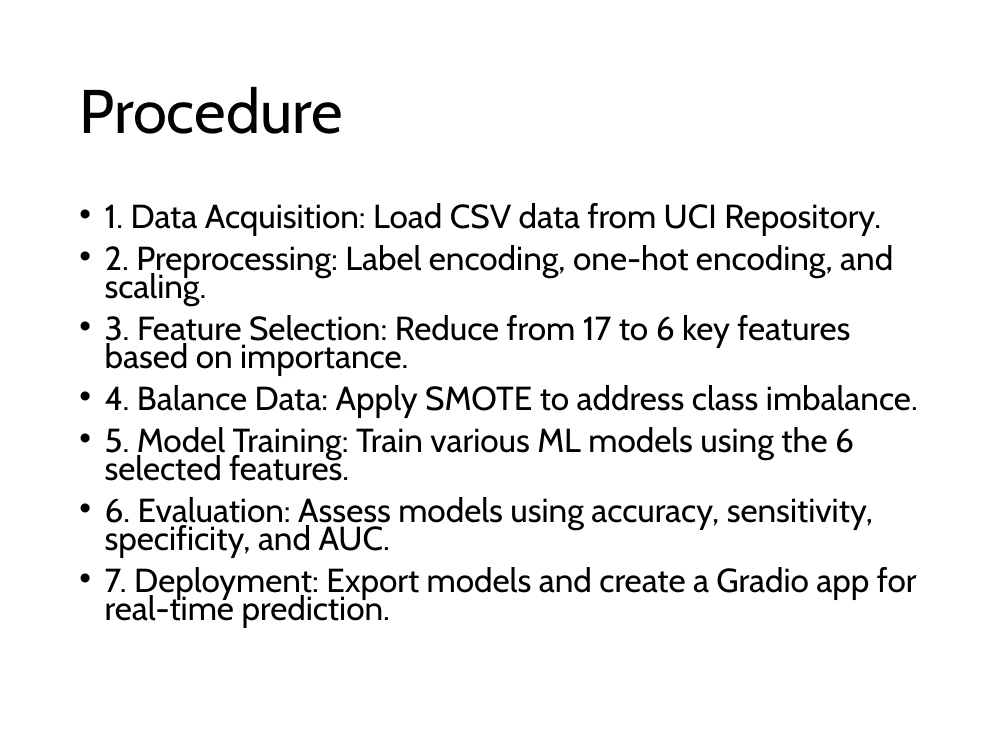
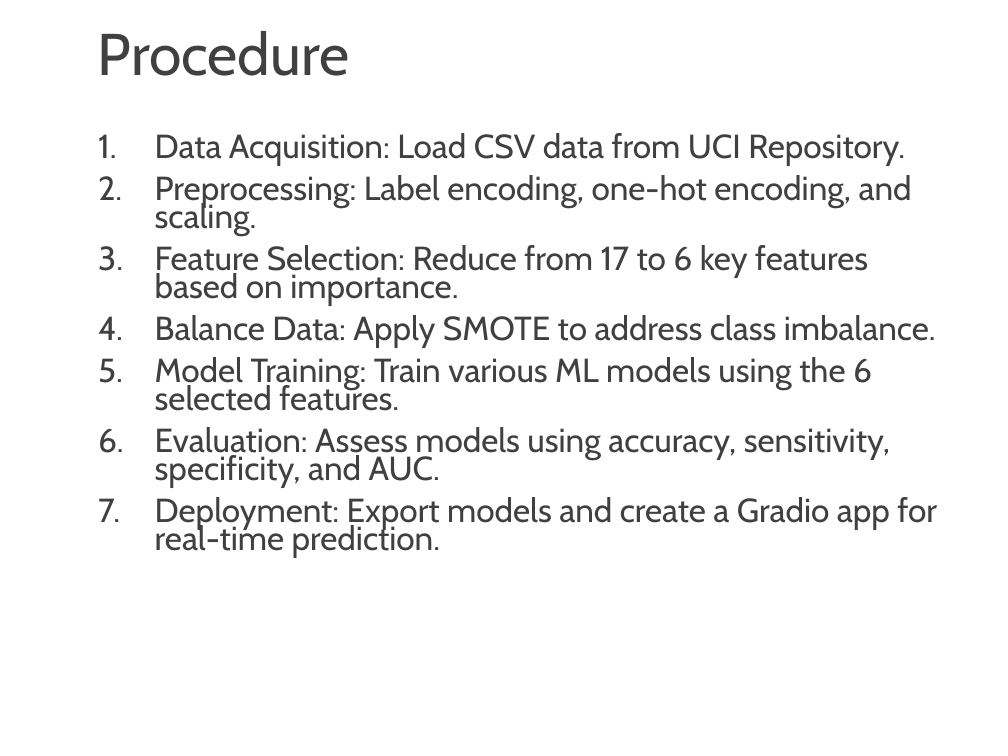
Before and after one commit to josh-dcosta/pjas-thyroid, a slide deck: slide 11 of presentation/Thyroid_Cancer_Recurrence_Presentation.pptx (slide 10 before the commit). Drawn at 1008x756 pixels with LibreOffice and Linux fonts; fonts in the diff are those of the drawing. Boxes give left, top, right and bottom in pixels: in the first picture for what was removed or moved away, otherwise in the second. Text is boxed around its words. In the diff, an @@ line names an element or a change of style, - is before the commit and + after.

```diff
--- a/presentation/Thyroid_Cancer_Recurrence_Presentation.pptx
+++ b/presentation/Thyroid_Cancer_Recurrence_Presentation.pptx
@@ text "Procedure": place and size @@
-text "Procedure" at [79, 86, 343, 134]
+text "Procedure" at [98, 31, 350, 76]
@@ text "Procedure" at [98, 31, 350, 76]: size 44 to 42 pt, text colour #000000 to #404040; vertical alignment middle to top @@
@@ text at [155, 133, 937, 558]: text changed; text colour #000000 to #404040 @@
-• 1. Data Acquisition: Load CSV data from UCI Repository.
-• 2. Preprocessing: Label encoding, one-hot encoding, and scaling.
-• 3. Feature Selection: Reduce from 17 to 6 key features based on importance.
-• 4. Balance Data: Apply SMOTE to address class imbalance.
-• 5. Model Training: Train various ML models using the 6 selected features.
-• 6. Evaluation: Assess models using accuracy, sensitivity, specificity, and AUC.
-• 7. Deployment: Export models and create a Gradio app for real-time prediction.
+1. Data Acquisition: Load CSV data from UCI Repository.
+2. Preprocessing: Label encoding, one-hot encoding, and scaling.
+3. Feature Selection: Reduce from 17 to 6 key features based on importance.
+4. Balance Data: Apply SMOTE to address class imbalance.
+5. Model Training: Train various ML models using the 6 selected features.
+6. Evaluation: Assess models using accuracy, sensitivity, specificity, and AUC.
+7. Deployment: Export models and create a Gradio app for real-time prediction.
```
Also in this commit, not shown: 13 other slides changed, 7 slides added, 4 slides removed.
